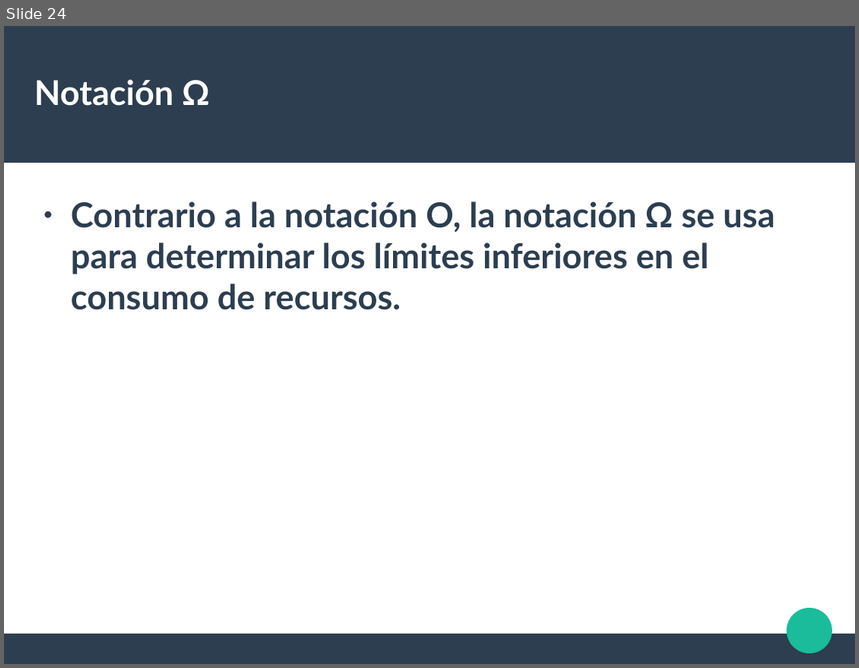
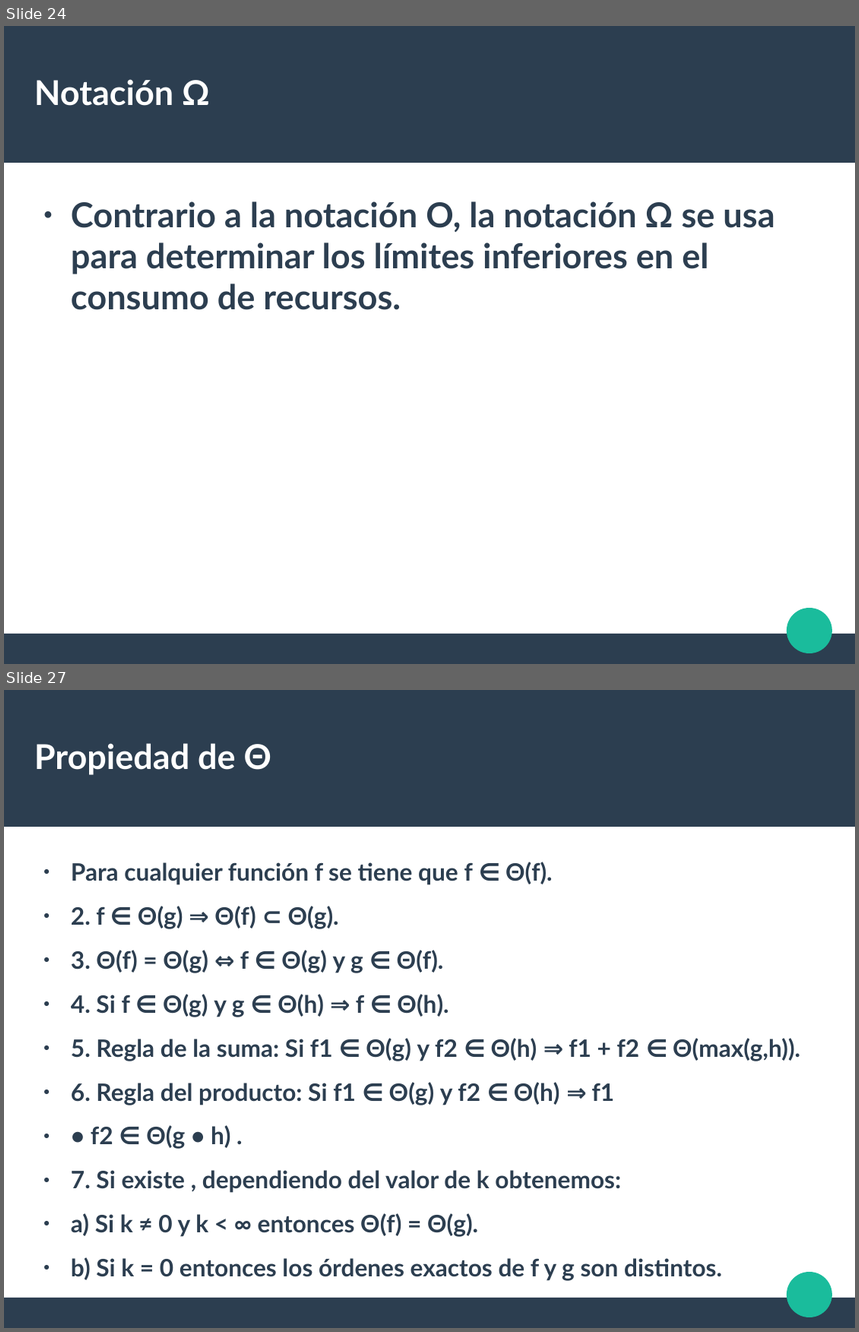
Before and after one commit to liowiki/EDA1-20192, a slide deck: Tema2.odp. Shown one above the other, each under a label of ours: slide 24 before the commit, slides 24 and 27 after it; the slides between them are not shown. The pictures are 859x668 and 859x1332 pixels, drawn with LibreOffice and Linux fonts; fonts in the diff are those of the drawing. Boxes give left, top, right and bottom in pixels: in the first picture for what was removed or moved away, otherwise in the second. Text is boxed around its words. In the diff, an @@ line names an element or a change of style, - is before the commit and + after.

```diff
--- a/Tema2.odp
+++ b/Tema2.odp
@@ slide 27 added at (x1=4, y1=690, x2=855, y2=1328), background #FFFFFF; not listed: 3 template elements that a slide beside it also shows @@
@@ title added at (x1=34, y1=743, x2=272, y2=775), 31.9 pt, text #FFFFFF, bold @@
+Propiedad de Θ
@@ text added at (x1=71, y1=862, x2=800, y2=1281), 22.4 pt, text #2C3E50, bold @@
+● Para cualquier función f se tiene que f ∈ Θ(f).
+● 2. f ∈ Θ(g) ⇒ Θ(f) ⊂ Θ(g).
+● 3. Θ(f) = Θ(g) ⇔ f ∈ Θ(g) y g ∈ Θ(f).
+● 4. Si f ∈ Θ(g) y g ∈ Θ(h) ⇒ f ∈ Θ(h).
+● 5. Regla de la suma: Si f1 ∈ Θ(g) y f2 ∈ Θ(h) ⇒ f1 + f2 ∈ Θ(max(g,h)).
+● 6. Regla del producto: Si f1 ∈ Θ(g) y f2 ∈ Θ(h) ⇒ f1
+● • f2 ∈ Θ(g • h) .
+● 7. Si existe , dependiendo del valor de k obtenemos:
+● a) Si k ≠ 0 y k < ∞ entonces Θ(f) = Θ(g).
+● b) Si k = 0 entonces los órdenes exactos de f y g son distintos.
```
Also in this commit, not shown: 1 slide changed, 14 other slides added, 1 slide removed, 1 other file.
